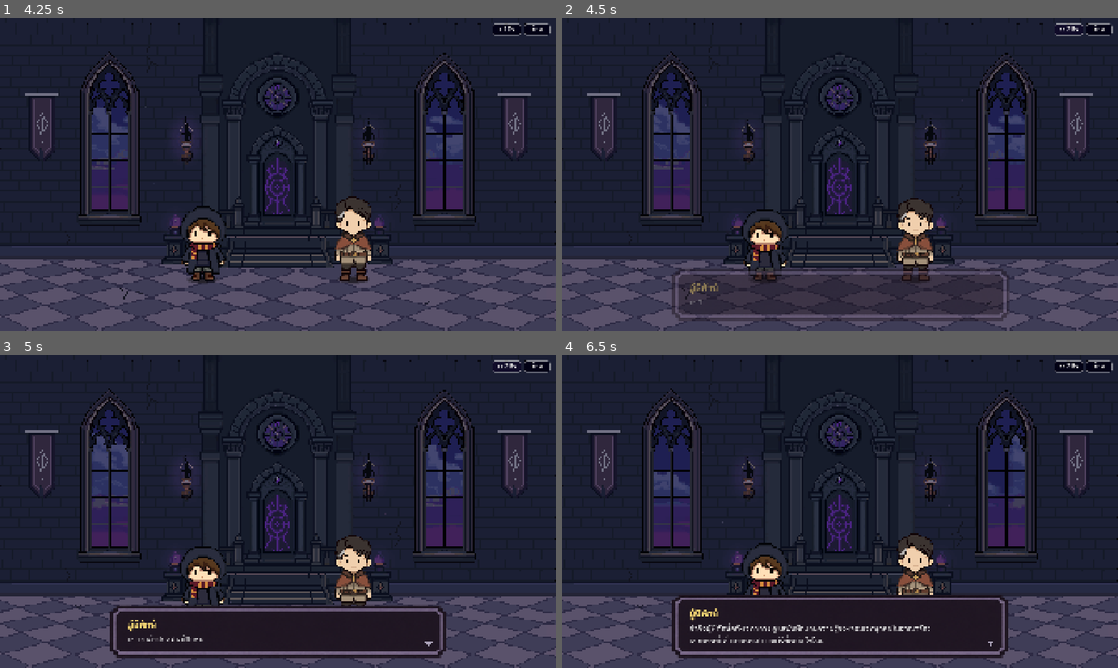
Above: before the commit, frames 1-4 (two rows, left to right).
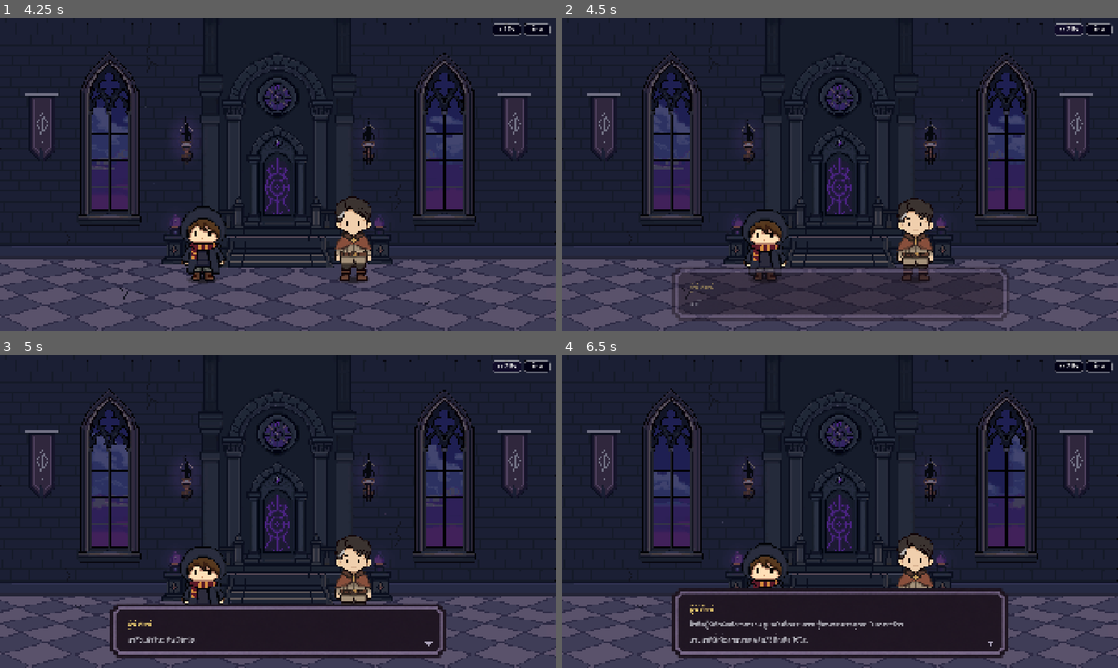
Above: after the commit, the same moments.

Repository: PetchAuisui/Demo-Game-Git-Diwaa
Game: Godot game, scene res://features/cutscene/central_tower_cutscene.tscn
The game is run twice, just before and just after one commit, with the same random seed, the same clock (stepped at 60 frames per second) and the same inputs. This scene is started directly instead of the project's main scene. Sound files missing from this copy of the repository are replaced by a short silence.
Inputs (mouse positions are in pixels of both pictures, inside the frame that each line leads up to):
- Up to frame 1 (4.25 s): tap Enter (ui_accept) at 0.5, 0.77, 1.52, 3.02, 3.77 s; move the mouse to (400, 158) at 0.52 s; hold Right 0.53-1.28 s; hold Space 0.53-1.28 s; click (400, 158) at 0.67 s; move the mouse to (166, 190) at 1.27 s; hold Down 1.28-2.03 s; tap Shift at 1.35 s; move the mouse to (333, 105) at 2.02 s; hold Right 2.03-2.78 s; tap Keypad Enter at 2.1 s; move the mouse to (250, 237) at 2.77 s; hold Up 2.78-3.53 s; tap Backspace at 2.85 s; click (250, 237) at 2.92 s; move the mouse to (444, 221) at 3.52 s; hold Left from 3.53 s (still down); tap 1 at 3.6 s
- Up to frame 2 (4.5 s): release Left at 4.25 s; click (1067, 30) at 4.25 s
- Up to frame 3 (5 s): no input
- Up to frame 4 (6.5 s): move the mouse to (673, 464) at 5.02 s; hold Left 5.03-5.78 s; tap 2 at 5.1 s; tap Enter (ui_accept) at 5.27 s; move the mouse to (867, 511) at 5.77 s; hold Down from 5.78 s (still down); tap 3 at 5.85 s; click (867, 511) at 5.92 s

Frame 1 is identical in both runs. In frame 2, 0.9% of the frame differs, in the area x 19-81%, y 79-92%; in frame 3, 1.3%; in frame 4, 2.7%, in the area x 19-81%, y 74-92%.

Commit message:
style(dialogue): ปรับแต่ง typography และสีข้อความในกล่องบทสนทนาและคัตซีน
- เพิ่ม FontVariation ปรับ spacing_top/spacing_bottom สำหรับ Chakra Petch ป้องกันสระลอย/ตกขอบ

- ปรับขนาดฟอนต์ชื่อผู้พูดเป็น 26px และเนื้อหาบทสนทนาเป็น 23px พร้อมเพิ่ม line spacing เป็น 10px

- ปรับโทนสีข้อความและชื่อตัวละครให้นุ่มนวลสบายตา และนำ outline ออก

- อัปเดตครอบคลุม level_dialogue_view, inside_tower, central_tower และ ending_cutscene

Diff:
--- a/game/features/cutscene/central_tower_cutscene.gd
+++ b/game/features/cutscene/central_tower_cutscene.gd
@@ -312,9 +312,9 @@
 
 	speaker_label.text = data["speaker"]
 	if data["speaker"] == "ผู้พิทักษ์":
-		speaker_label.add_theme_color_override("font_color", Color(0.941, 0.824, 0.451, 1.0)) # สีทองอบอุ่น
+		speaker_label.add_theme_color_override("font_color", Color(0.92, 0.80, 0.44, 1.0)) # สีทองอบอุ่น
 	else:
-		speaker_label.add_theme_color_override("font_color", Color(0.48, 0.78, 1.0, 1.0)) # สีฟ้าอ่อนสดใส (เวล / ผู้เล่น)
+		speaker_label.add_theme_color_override("font_color", Color(0.45, 0.75, 0.95, 1.0)) # สีฟ้าอ่อนสดใส (เวล / ผู้เล่น)
 	dialogue_label.text = data["text"]
 	dialogue_label.visible_ratio = 0.0
 
--- a/game/features/cutscene/central_tower_cutscene.tscn
+++ b/game/features/cutscene/central_tower_cutscene.tscn
@@ -457,6 +457,13 @@
 
 [sub_resource type="FontVariation" id="FontVariation_speaker_bold"]
 base_font = ExtResource("14_chakra_bold")
+spacing_top = 6
+spacing_bottom = 2
+
+[sub_resource type="FontVariation" id="FontVariation_dialogue_reg"]
+base_font = ExtResource("14_chakra_reg")
+spacing_top = 8
+spacing_bottom = 4
 
 
 [node name="CentralTowerCutscene" type="Node2D" unique_id=2028812494]
@@ -597,22 +604,18 @@
 
 [node name="SpeakerLabel" type="Label" parent="MagicStoryUI/DialogueBox/Margin/VBox" unique_id=312504441]
 layout_mode = 2
-theme_override_colors/font_color = Color(0.941176, 0.823529, 0.45098, 1)
-theme_override_colors/font_outline_color = Color(0.07, 0.05, 0.09, 1)
-theme_override_constants/outline_size = 3
+theme_override_colors/font_color = Color(0.92, 0.80, 0.44, 1)
 theme_override_fonts/font = SubResource("FontVariation_speaker_bold")
-theme_override_font_sizes/font_size = 30
+theme_override_font_sizes/font_size = 26
 text = "ผู้พิทักษ์"
 
 [node name="DialogueLabel" type="Label" parent="MagicStoryUI/DialogueBox/Margin/VBox" unique_id=1071406823]
 layout_mode = 2
 size_flags_vertical = 3
-theme_override_colors/font_color = Color(1, 1, 1, 1)
-theme_override_colors/font_outline_color = Color(0.07, 0.05, 0.09, 1)
-theme_override_constants/line_spacing = 8
-theme_override_constants/outline_size = 2
-theme_override_fonts/font = ExtResource("14_chakra_reg")
-theme_override_font_sizes/font_size = 26
+theme_override_colors/font_color = Color(0.88, 0.89, 0.92, 1)
+theme_override_constants/line_spacing = 10
+theme_override_fonts/font = SubResource("FontVariation_dialogue_reg")
+theme_override_font_sizes/font_size = 23
 autowrap_mode = 3
 
 [node name="ArrowOverlay" type="Control" parent="MagicStoryUI/DialogueBox" unique_id=1928374614]
--- a/game/features/cutscene/ending_cutscene.gd
+++ b/game/features/cutscene/ending_cutscene.gd
@@ -1237,9 +1237,9 @@
 
 	speaker_label.text = speaker
 	if speaker == "เวล":
-		speaker_label.add_theme_color_override("font_color", Color(0.48, 0.78, 1.0, 1.0)) # สีฟ้าอ่อนสดใส (เวล)
+		speaker_label.add_theme_color_override("font_color", Color(0.45, 0.75, 0.95, 1.0)) # สีฟ้าอ่อนสดใส (เวล)
 	else:
-		speaker_label.add_theme_color_override("font_color", Color(0.941, 0.824, 0.451, 1.0)) # สีทองอบอุ่น (ปรมาจารย์)
+		speaker_label.add_theme_color_override("font_color", Color(0.92, 0.80, 0.44, 1.0)) # สีทองอบอุ่น (ปรมาจารย์)
 
 	dialogue_label.text = text
 	dialogue_label.visible_characters = -1
--- a/game/features/cutscene/ending_cutscene.tscn
+++ b/game/features/cutscene/ending_cutscene.tscn
@@ -502,6 +502,13 @@
 
 [sub_resource type="FontVariation" id="FontVariation_speaker_bold"]
 base_font = ExtResource("39_chakra_bold")
+spacing_top = 6
+spacing_bottom = 2
+
+[sub_resource type="FontVariation" id="FontVariation_dialogue_reg"]
+base_font = ExtResource("39_chakra_reg")
+spacing_top = 8
+spacing_bottom = 4
 
 [sub_resource type="StyleBoxFlat" id="StyleBoxFlat_btn_normal"]
 bg_color = Color(0, 0, 0, 0.95)
@@ -901,22 +908,18 @@
 
 [node name="SpeakerLabel" type="Label" parent="MagicStoryUI/DialogueBox/Margin/VBox" unique_id=1415030837]
 layout_mode = 2
-theme_override_colors/font_color = Color(0.941176, 0.823529, 0.45098, 1)
-theme_override_colors/font_outline_color = Color(0.07, 0.05, 0.09, 1)
-theme_override_constants/outline_size = 3
+theme_override_colors/font_color = Color(0.92, 0.80, 0.44, 1)
 theme_override_fonts/font = SubResource("FontVariation_speaker_bold")
-theme_override_font_sizes/font_size = 30
+theme_override_font_sizes/font_size = 26
 text = "ปรมาจารย์"
 
 [node name="DialogueLabel" type="Label" parent="MagicStoryUI/DialogueBox/Margin/VBox" unique_id=1145092419]
 layout_mode = 2
 size_flags_vertical = 3
-theme_override_colors/font_color = Color(1, 1, 1, 1)
-theme_override_colors/font_outline_color = Color(0.07, 0.05, 0.09, 1)
-theme_override_constants/line_spacing = 8
-theme_override_constants/outline_size = 2
-theme_override_fonts/font = ExtResource("39_chakra_reg")
-theme_override_font_sizes/font_size = 26
+theme_override_colors/font_color = Color(0.88, 0.89, 0.92, 1)
+theme_override_constants/line_spacing = 10
+theme_override_fonts/font = SubResource("FontVariation_dialogue_reg")
+theme_override_font_sizes/font_size = 23
 text = "อ้าว เวล... เกิดอะไรขึ้นเนี่ย แล้วทำไมดูเหนื่อยมอมแมมแบบนี้ล่ะ?"
 autowrap_mode = 3
 
--- a/game/features/cutscene/inside_tower_cutscene.tscn
+++ b/game/features/cutscene/inside_tower_cutscene.tscn
@@ -419,6 +419,13 @@
 
 [sub_resource type="FontVariation" id="FontVariation_speaker_bold"]
 base_font = ExtResource("14_chakra_bold")
+spacing_top = 6
+spacing_bottom = 2
+
+[sub_resource type="FontVariation" id="FontVariation_dialogue_reg"]
+base_font = ExtResource("14_chakra_reg")
+spacing_top = 8
+spacing_bottom = 4
 
 
 [node name="InsideTowerCutscene" type="Node2D" unique_id=2028812501]
@@ -553,14 +560,13 @@
 
 [node name="SpeakerLabel" type="Label" parent="MagicStoryUI/DialogueBox/Margin/VBox" unique_id=453664724]
 layout_mode = 2
-theme_override_colors/font_color = Color(0.941176, 0.823529, 0.45098, 1)
-theme_override_colors/font_outline_color = Color(0.07, 0.05, 0.09, 1)
-theme_override_constants/outline_size = 3
+theme_override_colors/font_color = Color(0.92, 0.80, 0.44, 1)
 theme_override_fonts/font = SubResource("FontVariation_speaker_bold")
-theme_override_font_sizes/font_size = 30
+theme_override_font_sizes/font_size = 26
 text = "มิวรา"
 
 [node name="DialogueLabel" type="RichTextLabel" parent="MagicStoryUI/DialogueBox/Margin/VBox" unique_id=1071406824]
+clip_contents = false
 layout_mode = 2
 size_flags_vertical = 3
 mouse_filter = 2
@@ -568,12 +574,10 @@
 fit_content = true
 scroll_active = false
 autowrap_mode = 3
-theme_override_colors/default_color = Color(1, 1, 1, 1)
-theme_override_colors/font_outline_color = Color(0.07, 0.05, 0.09, 1)
-theme_override_constants/line_separation = 8
-theme_override_constants/outline_size = 2
-theme_override_fonts/normal_font = ExtResource("14_chakra_reg")
-theme_override_font_sizes/normal_font_size = 26
+theme_override_colors/default_color = Color(0.88, 0.89, 0.92, 1)
+theme_override_constants/line_separation = 10
+theme_override_fonts/normal_font = SubResource("FontVariation_dialogue_reg")
+theme_override_font_sizes/normal_font_size = 23
 
 [node name="ArrowOverlay" type="Control" parent="MagicStoryUI/DialogueBox" unique_id=1928374615]
 layout_mode = 2
--- a/game/features/dialogue/level_dialogue_view.gd
+++ b/game/features/dialogue/level_dialogue_view.gd
@@ -602,12 +602,12 @@
 	# สีชื่อผู้พูด
 	var target_mewla_anim = data.get("mewla_anim", "talk")
 	if data["speaker"] == "มิวรา":
-		speaker_label.add_theme_color_override("font_color", Color(0.941, 0.824, 0.451, 1.0))
+		speaker_label.add_theme_color_override("font_color", Color(0.92, 0.80, 0.44, 1.0))
 		if mewla.animation != target_mewla_anim:
 			mewla.play(target_mewla_anim)
 			mewla.set_frame_and_progress(vel.frame, vel.frame_progress)
 	else:
-		speaker_label.add_theme_color_override("font_color", Color(0.48, 0.78, 1.0, 1.0))
+		speaker_label.add_theme_color_override("font_color", Color(0.45, 0.75, 0.95, 1.0))
 		if mewla.animation != "idle":
 			mewla.play("idle")
 			mewla.set_frame_and_progress(vel.frame, vel.frame_progress)
--- a/game/features/dialogue/level_dialogue_view.tscn
+++ b/game/features/dialogue/level_dialogue_view.tscn
@@ -420,6 +420,13 @@
 
 [sub_resource type="FontVariation" id="FontVariation_speaker_bold"]
 base_font = ExtResource("15_chakra_bold")
+spacing_top = 6
+spacing_bottom = 2
+
+[sub_resource type="FontVariation" id="FontVariation_dialogue_reg"]
+base_font = ExtResource("15_chakra_reg")
+spacing_top = 8
+spacing_bottom = 4
 
 [node name="LevelDialogueView" type="Node2D" unique_id=2028812501]
 script = ExtResource("1_script")
@@ -550,14 +557,13 @@
 
 [node name="SpeakerLabel" type="Label" parent="MagicStoryUI/DialogueBox/Margin/VBox" unique_id=453664724]
 layout_mode = 2
-theme_override_colors/font_color = Color(0.941176, 0.823529, 0.45098, 1)
-theme_override_colors/font_outline_color = Color(0.07, 0.05, 0.09, 1)
-theme_override_constants/outline_size = 3
+theme_override_colors/font_color = Color(0.92, 0.80, 0.44, 1)
 theme_override_fonts/font = SubResource("FontVariation_speaker_bold")
-theme_override_font_sizes/font_size = 30
+theme_override_font_sizes/font_size = 26
 text = "มิวรา"
 
 [node name="DialogueLabel" type="RichTextLabel" parent="MagicStoryUI/DialogueBox/Margin/VBox" unique_id=1071406824]
+clip_contents = false
 layout_mode = 2
 size_flags_vertical = 3
 mouse_filter = 2
@@ -565,12 +571,10 @@
 fit_content = true
 scroll_active = false
 autowrap_mode = 3
-theme_override_colors/default_color = Color(1, 1, 1, 1)
-theme_override_colors/font_outline_color = Color(0.07, 0.05, 0.09, 1)
-theme_override_constants/line_separation = 8
-theme_override_constants/outline_size = 2
-theme_override_fonts/normal_font = ExtResource("15_chakra_reg")
-theme_override_font_sizes/normal_font_size = 26
+theme_override_colors/default_color = Color(0.88, 0.89, 0.92, 1)
+theme_override_constants/line_separation = 10
+theme_override_fonts/normal_font = SubResource("FontVariation_dialogue_reg")
+theme_override_font_sizes/normal_font_size = 23
 
 [node name="ArrowOverlay" type="Control" parent="MagicStoryUI/DialogueBox" unique_id=1928374615]
 layout_mode = 2
